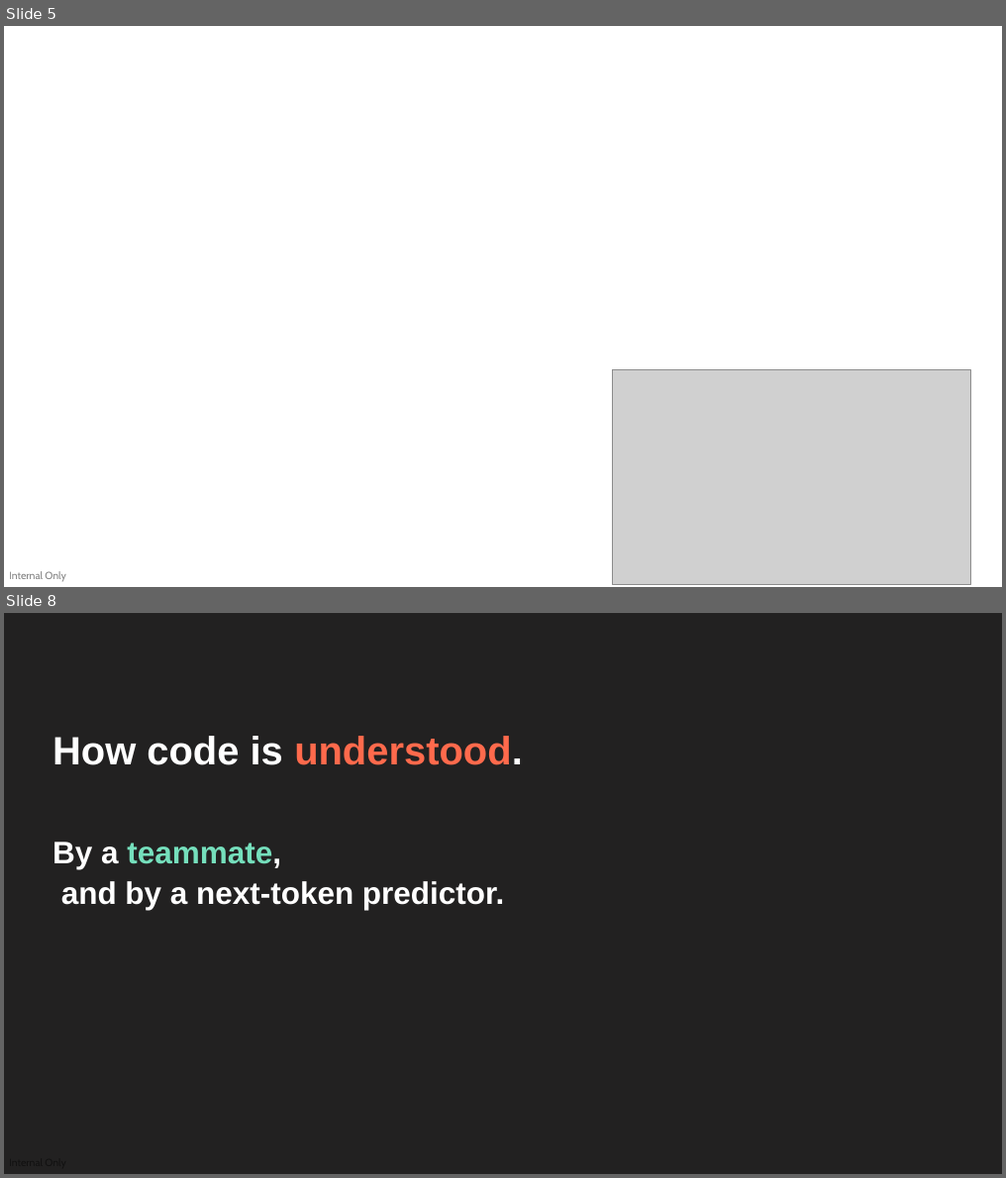
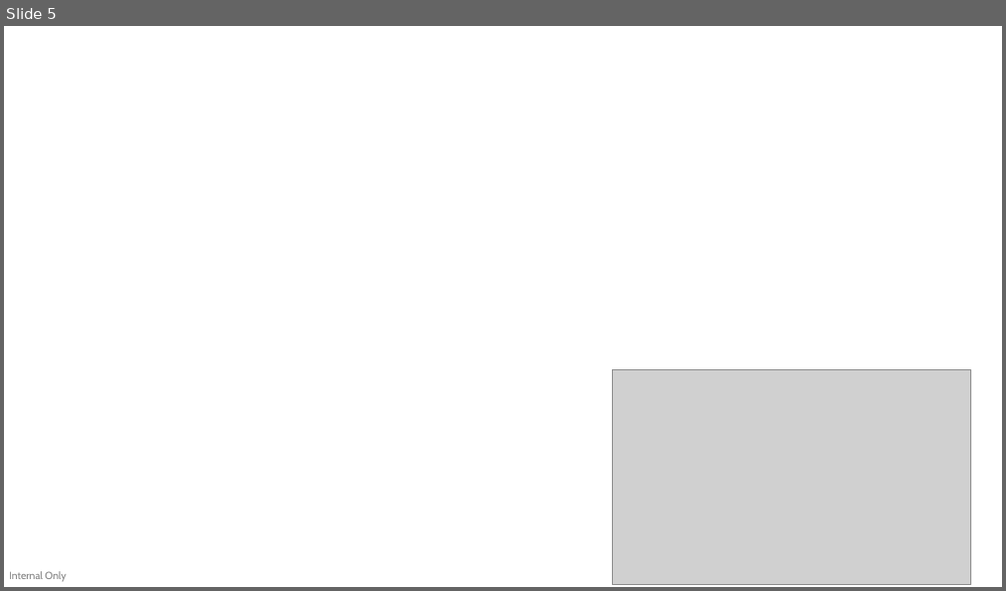
Before and after one commit to devlinduldulao/llm-loves-tailwind-and-js, a slide deck: why-llms-love-tailwind-conf.pptx. Shown one above the other, each under a label of ours: slides 5 and 8 before the commit, slide 5 after it; the slides between them are not shown. The pictures are 1006x1178 and 1006x591 pixels, drawn with LibreOffice and Linux fonts; fonts in the diff are those of the drawing; grey boxes stand for pictures; background and template pictures are left out. Boxes give left, top, right and bottom in pixels: in the first picture for what was removed or moved away, otherwise in the second. Text is boxed around its words. In the diff, an @@ line names an element or a change of style, - is before the commit and + after.

```diff
--- a/why-llms-love-tailwind-conf.pptx
+++ b/why-llms-love-tailwind-conf.pptx
@@ slide 8 removed at <box>4,613,1002,1174</box>, background #222121 @@
@@ text removed at <box>53,736,523,765</box> @@
-How code is understood.
@@ text removed at <box>53,842,504,910</box> @@
-By a teammate,
-and by a next-token predictor.
```
Also in this commit, not shown: 9 slides changed, 9 slides added, 19 other slides removed.
